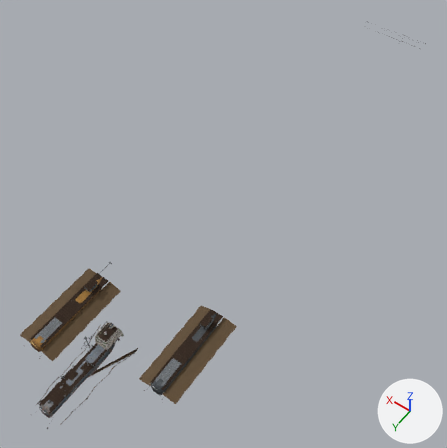
The glTF model public/assets/models/wasteland/scablands/ships.glb as it was, and as the next commit left it.
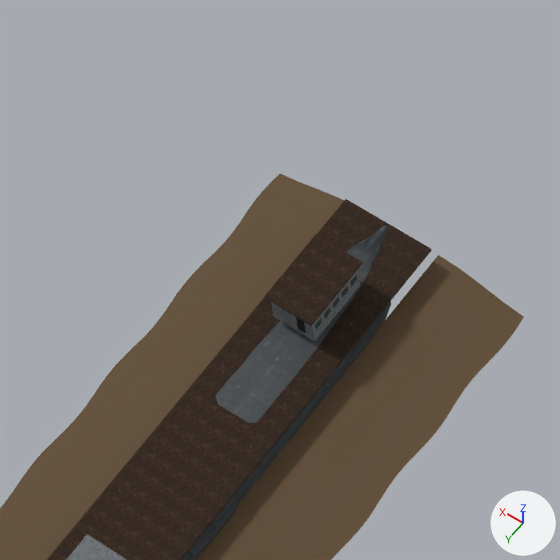
The first picture shows the older version from a camera (50 mm lens) standing at (-181.0, 563.0, 401.0) and looking at (9.0, 297.0, -17.0). The close-ups show the older and then the newer version on the part from 36% to 54% of the width and 63% to 81% of the height of that picture. Only the edits that show in the close-ups are written down. Every picture has the same lights, and +X, +Y and +Z are marked at lower right. Where no turn or scale is listed for an object, it has been applied to the vertices. Vertices at exactly the same position are counted once.

The scene before the commit, as lines of its bpy script (objects in view):
```python
ob_ship_good_hope_drifts = bpy.data.objects.new('ship-good-hope:drifts', me_ship_good_hope_wind_bank_mesh)
ob_ship_good_hope_drifts.location = (-45.0, 415.0, 0.0)
ob_ship_good_hope_geometry = bpy.data.objects.new('ship-good-hope geometry', me_cube_159)
ob_ship_good_hope_geometry.location = (-44.7, 415.0, 3.9)
ob_ship_good_hope_hull = bpy.data.objects.new('ship-good-hope:hull', me_ship_patience_hull_003)
ob_ship_good_hope_hull.location = (-45.3, 415.0, -4.0)
```
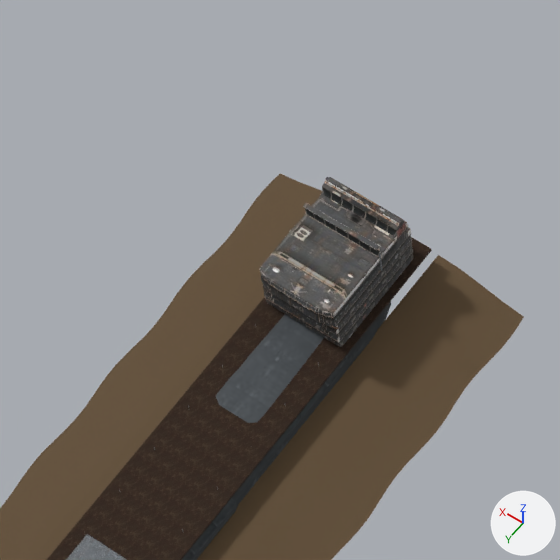
Changed parts and their boxes (x1, y1, x2, y2) in the close-ups (560 x 560 px):
'ship-good-hope geometry', reshaped: before (47, 199, 431, 560); after (47, 238, 432, 560)
'ship-good-hope:upperworks', added: after (260, 177, 413, 347)
    faces in mat_photo___good_hope_upperworks_top (picture img_good_hope_upperworks_top): (260, 177, 410, 330)
    faces in mat_photo___good_hope_upperworks_side (picture img_good_hope_upperworks_side): (289, 182, 413, 347)
    faces in mat_photo___good_hope_upperworks_bow (picture img_good_hope_upperworks_bow): (260, 179, 399, 347)
part 1 of me_cube_159, deleted (brown): before (264, 235, 363, 341)

Edits to the bpy script that builds the scene:
```text
Add img_good_hope_upperworks_top:
    img_good_hope_upperworks_top = load_image('good-hope-upperworks-top', '_unpacked/good-hope-upperworks-top', 214, 320, 'sRGB')
Add img_good_hope_upperworks_side:
    img_good_hope_upperworks_side = load_image('good-hope-upperworks-side', '_unpacked/good-hope-upperworks-side', 320, 214, 'sRGB')
Add img_good_hope_upperworks_stern:
    img_good_hope_upperworks_stern = load_image('good-hope-upperworks-stern', '_unpacked/good-hope-upperworks-stern', 320, 320, 'sRGB')
Add img_good_hope_upperworks_bow:
    img_good_hope_upperworks_bow = load_image('good-hope-upperworks-bow', '_unpacked/good-hope-upperworks-bow', 320, 320, 'sRGB')
Add mat_photo___good_hope_upperworks_top:
    mat_photo___good_hope_upperworks_top = principled_material('Photo / good-hope-upperworks-top')
    mat_photo___good_hope_upperworks_top.texture = img_good_hope_upperworks_top
    mat_photo___good_hope_upperworks_top.roughness = 0.9
Add mat_photo___good_hope_upperworks_side:
    mat_photo___good_hope_upperworks_side = principled_material('Photo / good-hope-upperworks-side')
    mat_photo___good_hope_upperworks_side.texture = img_good_hope_upperworks_side
    mat_photo___good_hope_upperworks_side.roughness = 0.9
Add mat_photo___good_hope_upperworks_stern:
    mat_photo___good_hope_upperworks_stern = principled_material('Photo / good-hope-upperworks-stern')
    mat_photo___good_hope_upperworks_stern.texture = img_good_hope_upperworks_stern
    mat_photo___good_hope_upperworks_stern.roughness = 0.9
Add mat_photo___good_hope_upperworks_bow:
    mat_photo___good_hope_upperworks_bow = principled_material('Photo / good-hope-upperworks-bow')
    mat_photo___good_hope_upperworks_bow.texture = img_good_hope_upperworks_bow
    mat_photo___good_hope_upperworks_bow.roughness = 0.9
Change me_cube_159:
    used by ob_ship_good_hope_geometry; location = (-44.7, 415.0, 3.9)
    remove me_cube_159.from_pydata(...)  # 449 vertices, 730 faces; spans x -5.6..5.6, y -34.6..34.6, z -0.8..6.6
    add me_cube_159.from_pydata(...)  # 349 vertices, 586 faces; spans x -7.2..5.6, y -34.6..34.6, z -0.8..12.9
    me_cube_159 part 1: 13 loose pieces with 156 vertices, spanning x -2.6..3.5, y -26.5..-17.5, z 1.8..6.6, are deleted
    other edits to the shape of me_cube_159 do not show in these pictures
    remove me_cube_159.materials.append(mat_town___dirty_glass)  # picture img_town_tile___dirty_glass
Add me_ship_good_hope_upperworks_002:
    me_ship_good_hope_upperworks_002.from_pydata(...)  # 1301 vertices, 2598 faces; spans x -4.81..5.56, y -7.19..6.97, z -0.29..9.72
    # faces by material slot: [674, 1053, 285, 586]
    me_ship_good_hope_upperworks_002.materials.append(mat_photo___good_hope_upperworks_side)  # picture img_good_hope_upperworks_side
    me_ship_good_hope_upperworks_002.materials.append(mat_photo___good_hope_upperworks_bow)  # picture img_good_hope_upperworks_bow
    me_ship_good_hope_upperworks_002.materials.append(mat_photo___good_hope_upperworks_stern)  # picture img_good_hope_upperworks_stern
    me_ship_good_hope_upperworks_002.materials.append(mat_photo___good_hope_upperworks_top)  # picture img_good_hope_upperworks_top
Add ob_ship_good_hope_upperworks:
    ob_ship_good_hope_upperworks = bpy.data.objects.new('ship-good-hope:upperworks', me_ship_good_hope_upperworks_002)
    ob_ship_good_hope_upperworks.location = (-44.7, 389.5, 4.2)
```
